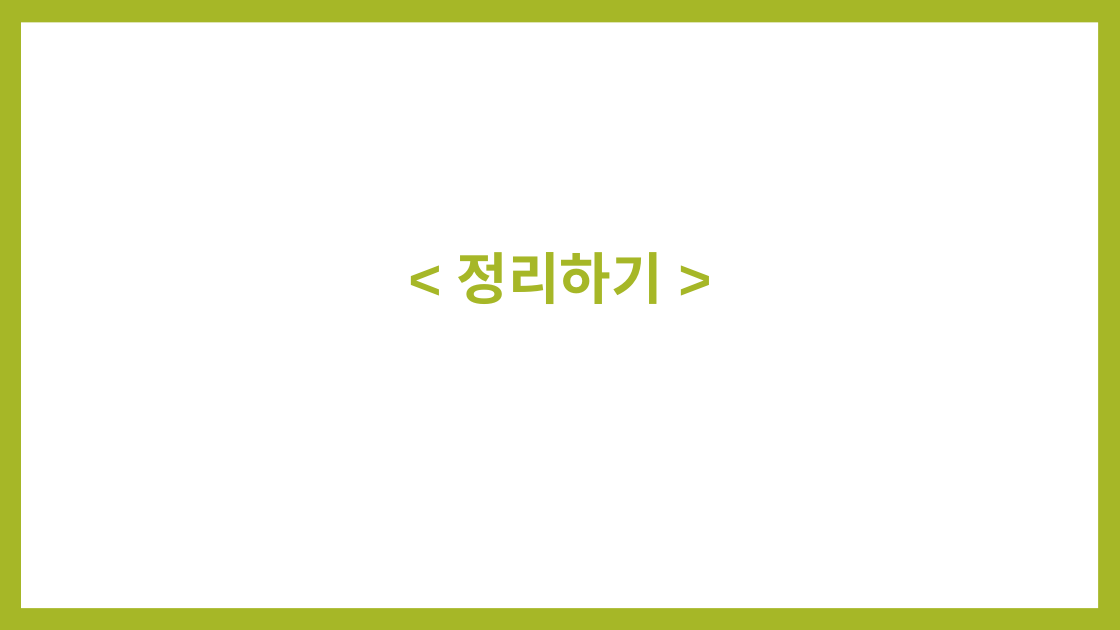
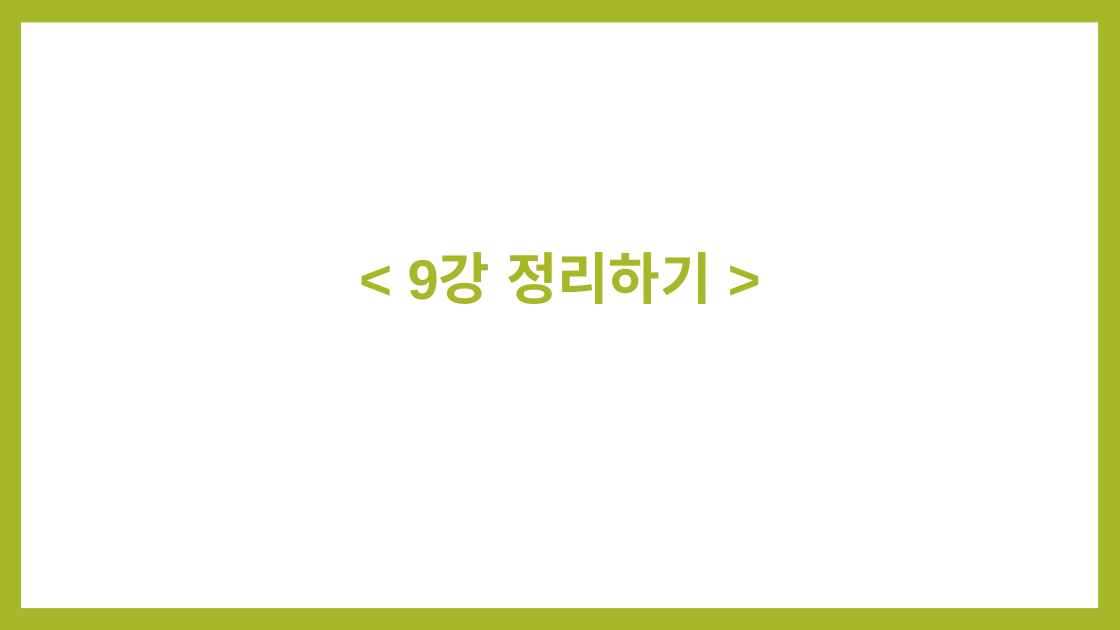
Before and after one commit to noheul1030/KOPO-Python-Vacation, a slide deck: slide 26 of Python과제/Python_9강.pptx. Drawn at 1120x630 pixels with LibreOffice and Linux fonts; fonts in the diff are those of the drawing. Boxes give left, top, right and bottom in pixels: in the first picture for what was removed or moved away, otherwise in the second. Text is boxed around its words. In the diff, an @@ line names an element or a change of style, - is before the commit and + after.

```diff
--- a/Python과제/Python_9강.pptx
+++ b/Python과제/Python_9강.pptx
@@ text at (408,252,712,304): text changed @@
-< 정리하기 >
+< 9강 정리하기 >
```
Also in this commit, not shown: 13 other slides changed, 7 slides added, 7 slides removed, 12 other files.
